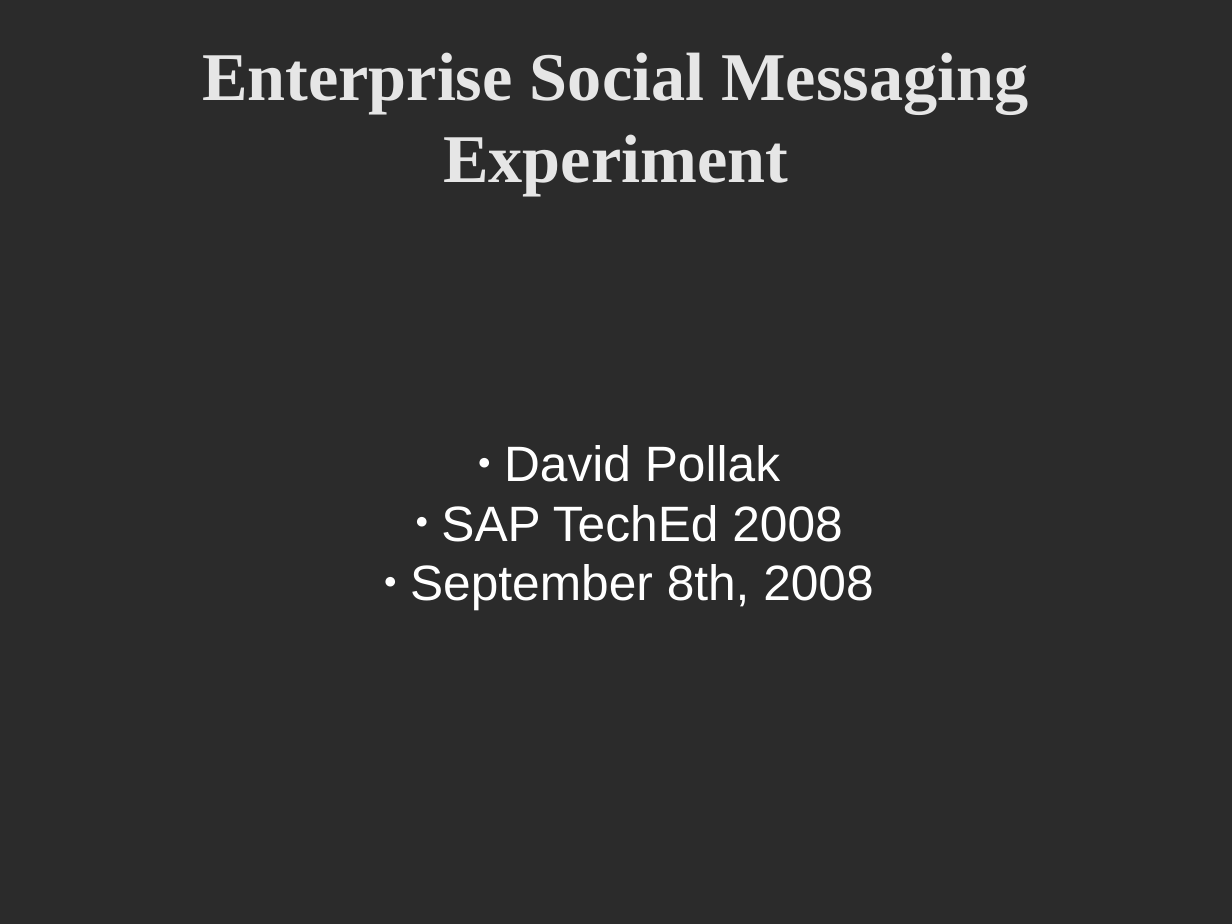
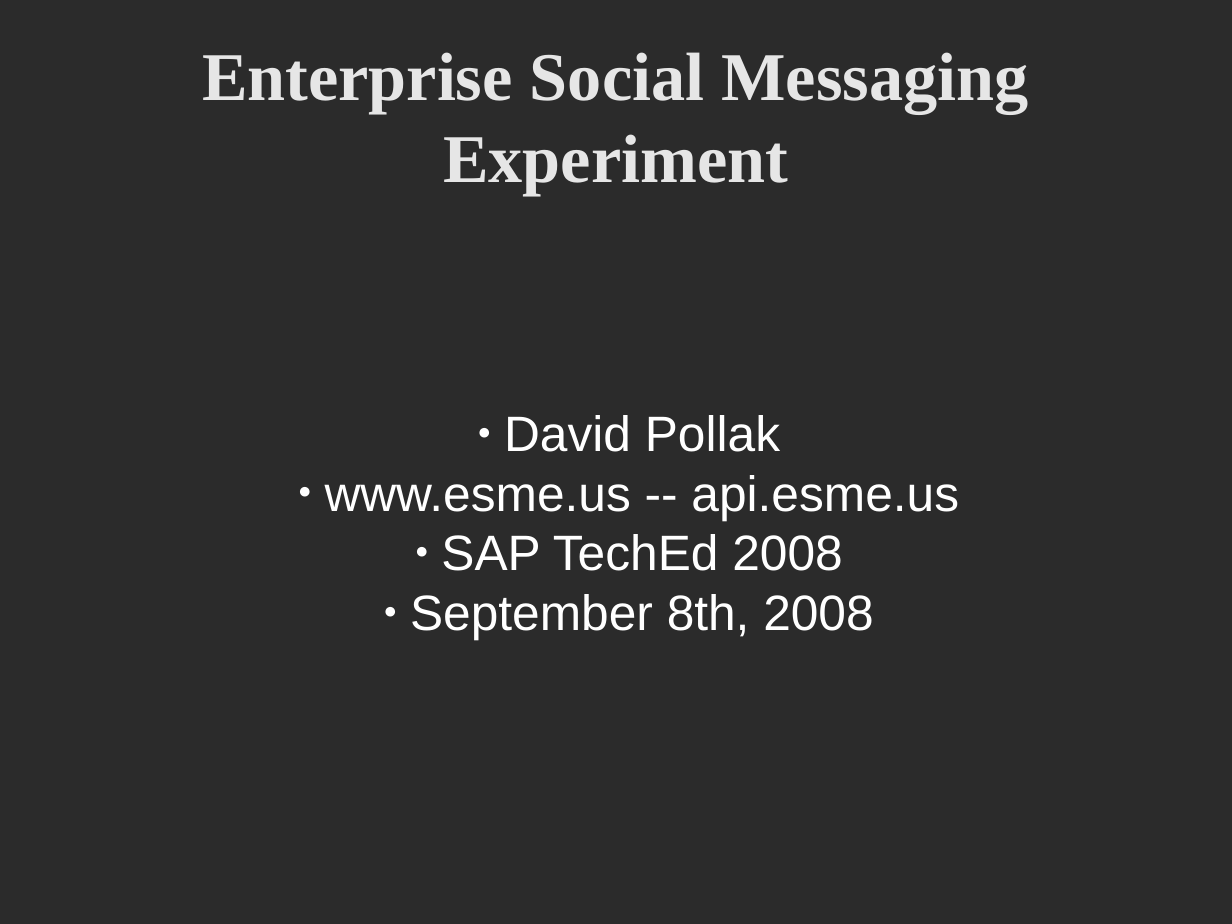
Before and after one commit to dpp/lift-samples, a slide deck: slide 1 of presentations/2008_SAP_TechEd/ESME_REST.odp. Drawn at 1232x924 pixels with LibreOffice and Linux fonts; fonts in the diff are those of the drawing; background and template pictures are left out; a plain dark background stands for a picture behind light text. Boxes give left, top, right and bottom in pixels: in the first picture for what was removed or moved away, otherwise in the second. Text is boxed around its words. In the diff, an @@ line names an element or a change of style, - is before the commit and + after.

```diff
--- a/presentations/2008_SAP_TechEd/ESME_REST.odp
+++ b/presentations/2008_SAP_TechEd/ESME_REST.odp
@@ subtitle at [325, 475, 959, 520]: paragraph added @@
+  ● www.esme.us -- api.esme.us
```
Also in this commit, not shown: 2 other slides changed, 2 other files.
